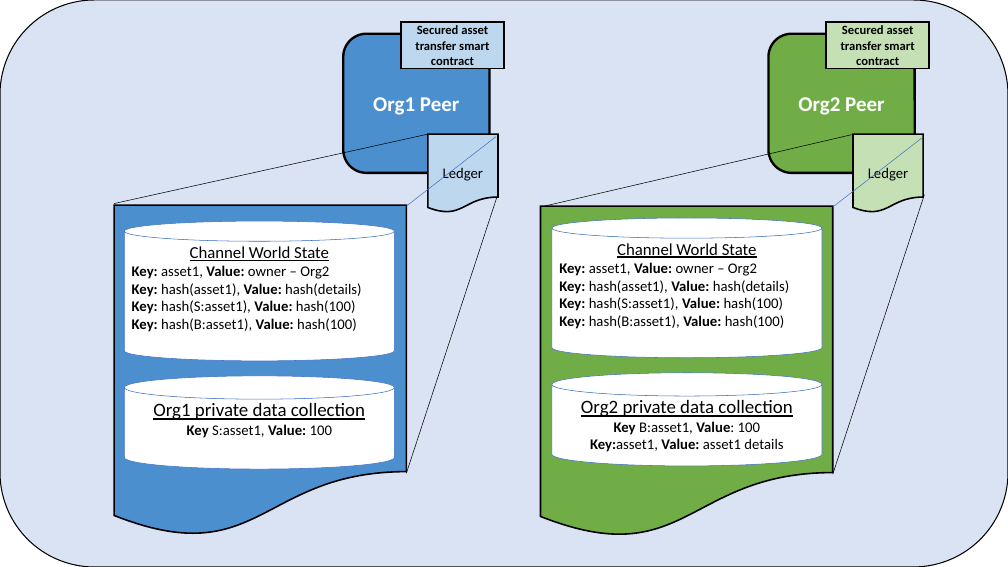
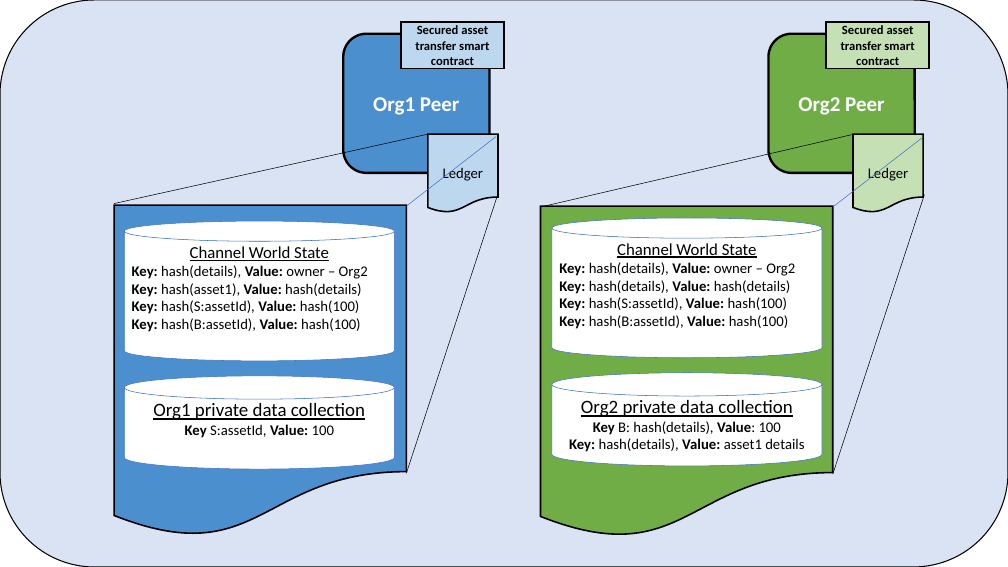
Before and after one commit to hyperledger/fabric-docs-i18n, a slide deck: slide 3 of docs/locale/en_US/source/secured_asset_transfer/transfer_assets_images.pptx. Drawn at 1008x567 pixels with LibreOffice and Linux fonts; fonts in the diff are those of the drawing. Boxes give left, top, right and bottom in pixels: in the first picture for what was removed or moved away, otherwise in the second. Text is boxed around its words. In the diff, an @@ line names an element or a change of style, - is before the commit and + after.

```diff
--- a/docs/locale/en_US/source/secured_asset_transfer/transfer_assets_images.pptx
+++ b/docs/locale/en_US/source/secured_asset_transfer/transfer_assets_images.pptx
@@ text in cylinder at [132, 265, 368, 279]: text changed @@
-Key: asset1, Value: owner – Org2
+Key: hash(details), Value: owner – Org2
@@ text in cylinder at [559, 262, 795, 329]: text changed @@
-Key: asset1, Value: owner – Org2
-Key: hash(asset1), Value: hash(details)
-Key: hash(S:asset1), Value: hash(100)
-Key: hash(B:asset1), Value: hash(100)
+Key: hash(details), Value: owner – Org2
+Key: hash(details), Value: hash(details)
+Key: hash(S:assetId), Value: hash(100)
+Key: hash(B:assetId), Value: hash(100)
@@ text in cylinder at [132, 300, 361, 332]: text changed @@
-Key: hash(S:asset1), Value: hash(100)
-Key: hash(B:asset1), Value: hash(100)
+Key: hash(S:assetId), Value: hash(100)
+Key: hash(B:assetId), Value: hash(100)
@@ text in cylinder at [185, 424, 334, 438]: text changed @@
-Key S:asset1, Value: 100
+Key S:assetId, Value: 100
@@ text in cylinder at [569, 421, 804, 452]: text changed @@
-Key B:asset1, Value: 100
-Key:asset1, Value: asset1 details
+Key B: hash(details), Value: 100
+Key: hash(details), Value: asset1 details
```
Also in this commit, not shown: 2 other slides changed, 38 other files.
